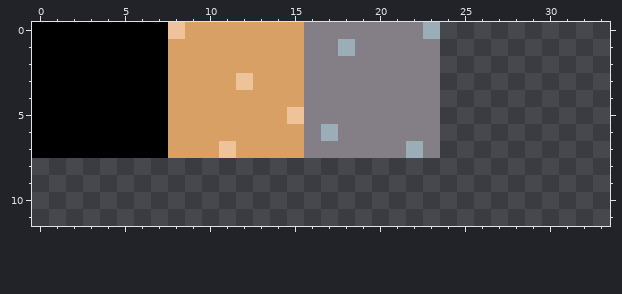
File history of a pixel-art file, content/textures/tileset.ase. Above: the version before the commit.
64x64 pixels, 1 frame. Shown: x 0..33, y 0..11.
Now the later version:
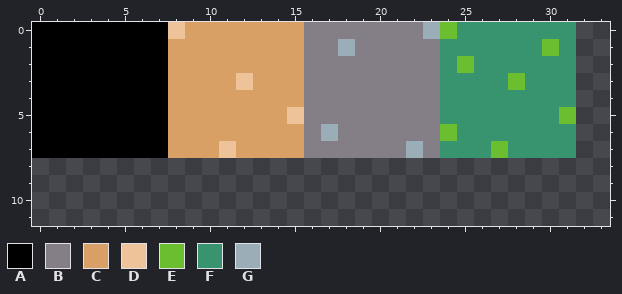
Palette (. is transparent): A #000000  B #847e87  C #d9a066  D #eec39a  E #6abe30  F #37946e  G #9badb7
From old to new:
y 0: x 24..31 ........ -> EFFFFFFF
y 1: x 24..31 ........ -> FFFFFFEF
y 2: x 24..31 ........ -> FEFFFFFF
y 3: x 24..31 ........ -> FFFFEFFF
y 4: x 24..31 ........ -> FFFFFFFF
y 5: x 24..31 ........ -> FFFFFFFE
y 6: x 24..31 ........ -> EFFFFFFF
y 7: x 24..31 ........ -> FFFEFFFF
Changed places in both pictures, as pixel boxes (x1, y1, x2, y2):
added: (440, 22, 576, 158)
